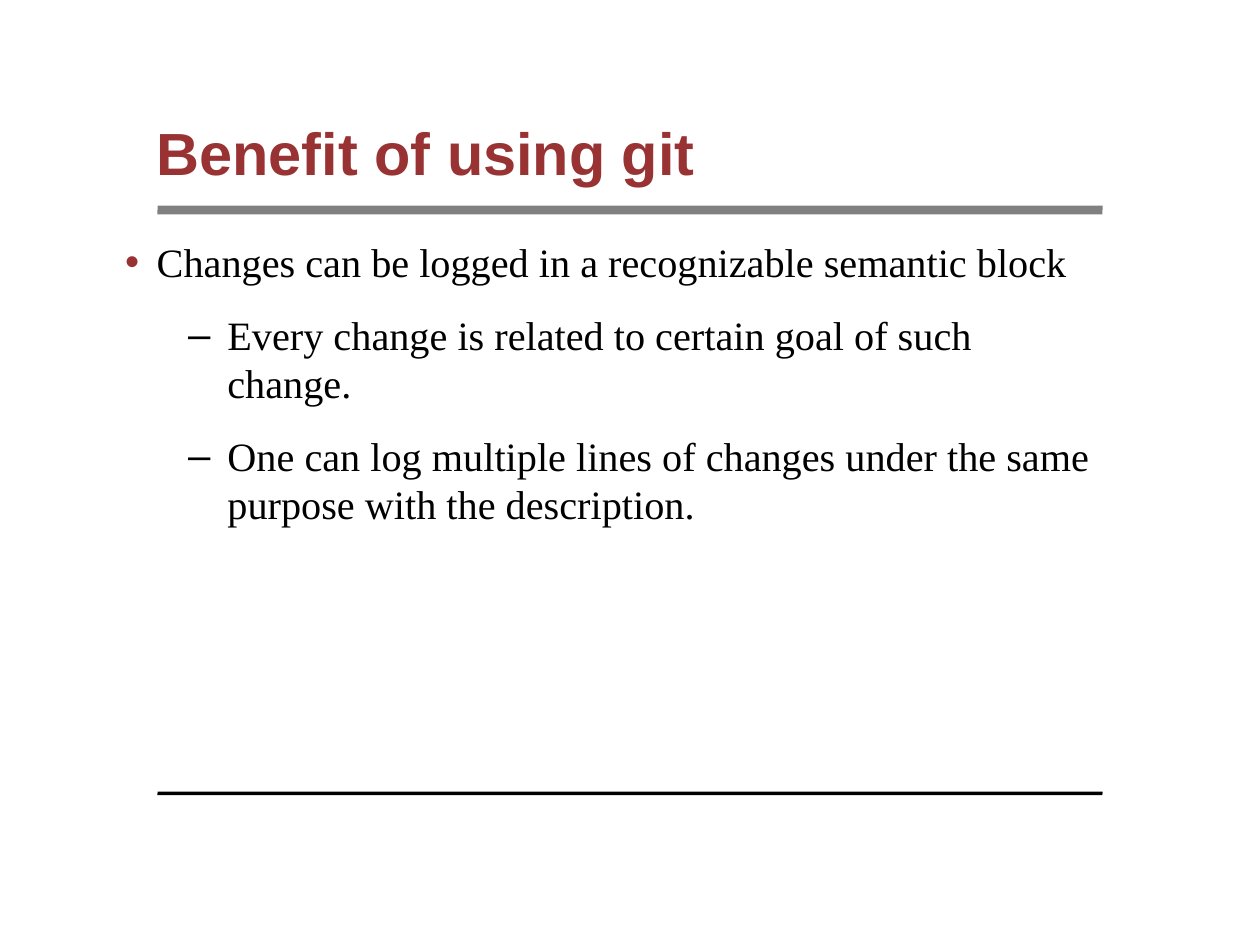
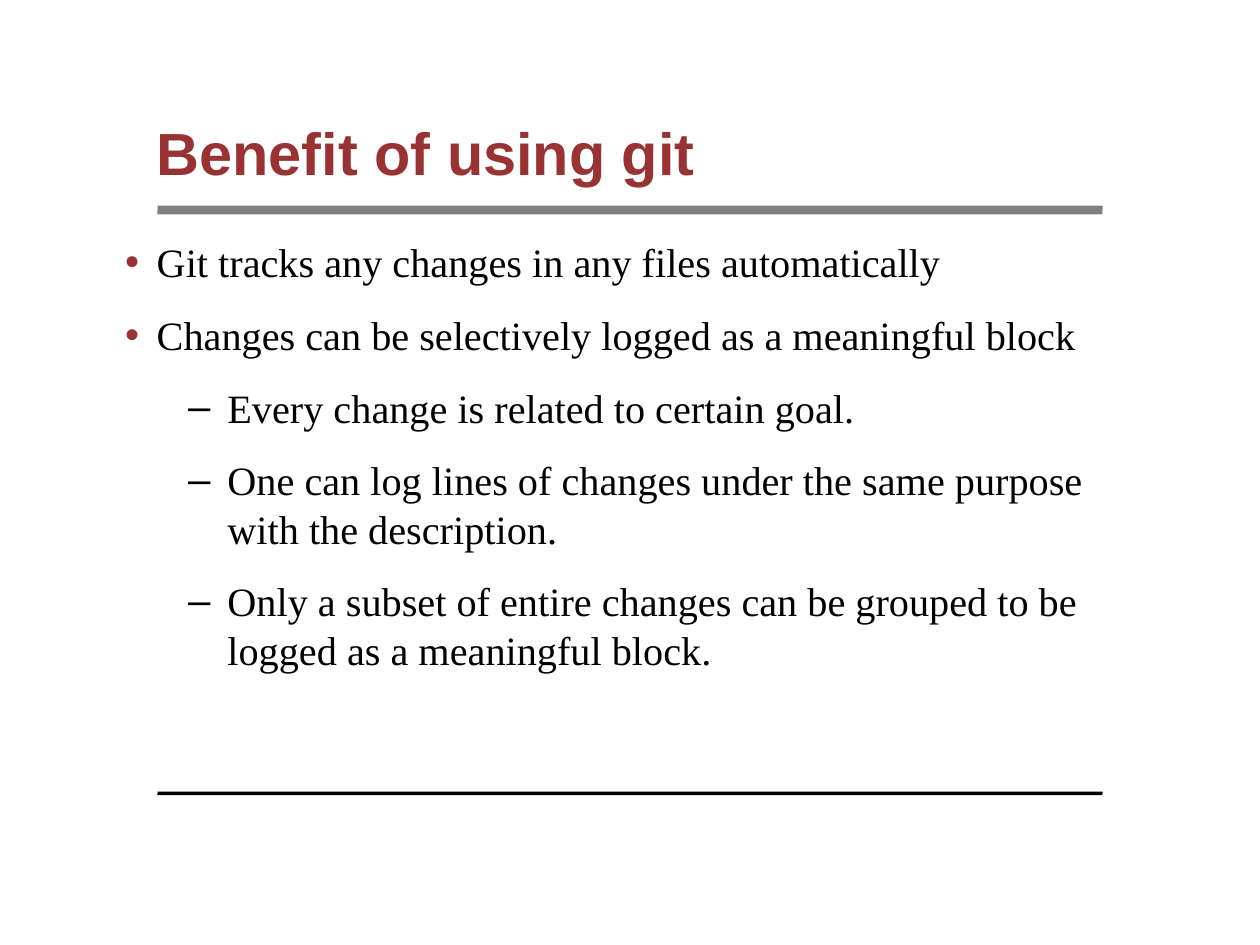
Before and after one commit to syyunn/pml-git, a slide deck: slide 5 of file-changes/main.ppt. Drawn at 1260x945 pixels with LibreOffice and Linux fonts; fonts in the diff are those of the drawing; background and template pictures are left out. Boxes give left, top, right and bottom in pixels: in the first picture for what was removed or moved away, otherwise in the second. Text is boxed around its words. In the diff, an @@ line names an element or a change of style, - is before the commit and + after.

Commit message:
add ppt

```diff
--- a/file-changes/main.ppt
+++ b/file-changes/main.ppt
@@ text at bbox=[157, 248, 1082, 673]: text changed @@
-• Changes can be logged in a recognizable semantic block
-  – Every change is related to certain goal of such change.
-  – One can log multiple lines of changes under the same purpose with the description.
+• Git tracks any changes in any files automatically
+• Changes can be selectively logged as a meaningful block
+  – Every change is related to certain goal.
+  – One can log lines of changes under the same purpose with the description.
+  – Only a subset of entire changes can be grouped to be logged as a meaningful block.
```
